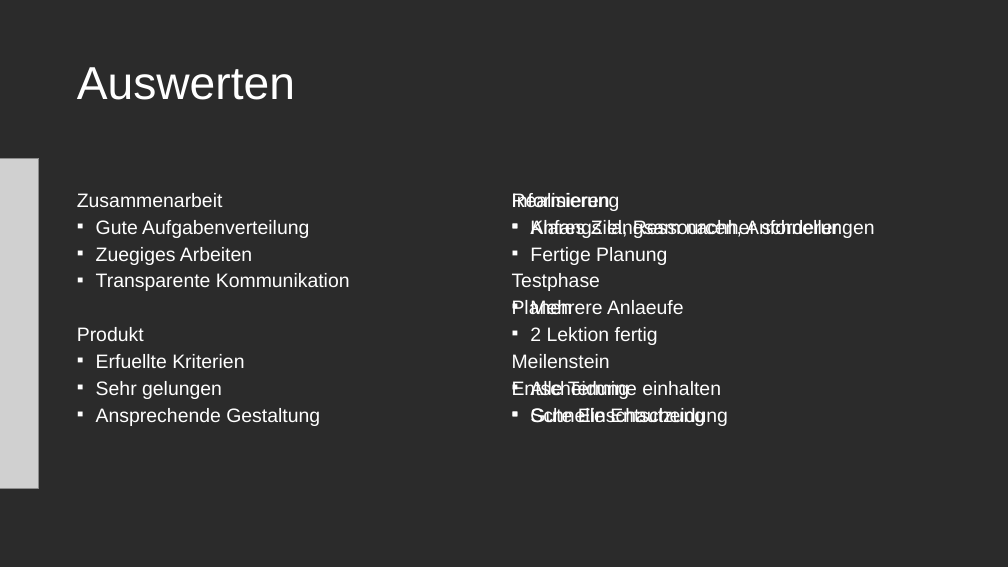
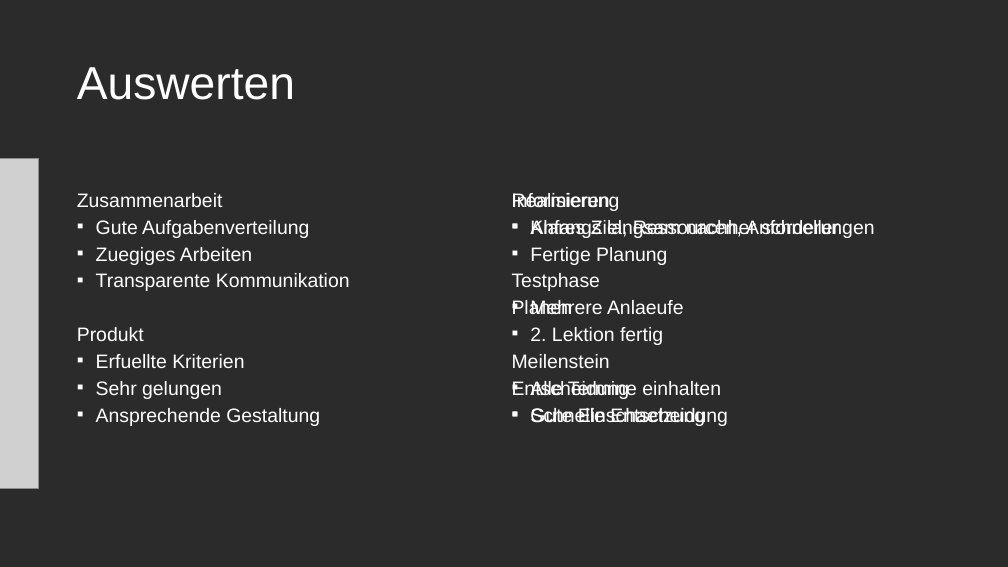
Before and after one commit to The12Forest/BBZW-M431-Wiki, a slide deck: slide 10 of Dokumentation/MinecraftWikiPPTX.pptx. Drawn at 1008x567 pixels with LibreOffice and Linux fonts; fonts in the diff are those of the drawing; grey boxes stand for pictures; background and template pictures are left out; a plain dark background stands for a picture behind light text. Boxes give left, top, right and bottom in pixels: in the first picture for what was removed or moved away, otherwise in the second. Text is boxed around its words. In the diff, an @@ line names an element or a change of style, - is before the commit and + after.

```diff
--- a/Dokumentation/MinecraftWikiPPTX.pptx
+++ b/Dokumentation/MinecraftWikiPPTX.pptx
@@ text at bbox=[530, 327, 663, 345]: text changed @@
-▪ 2 Lektion fertig
+▪ 2. Lektion fertig
@@ text at bbox=[530, 408, 705, 426]: text changed @@
-▪ Gute Einschautzung
+▪ Gute Einschaetzung
```
Also in this commit, not shown: 3 other slides changed.
